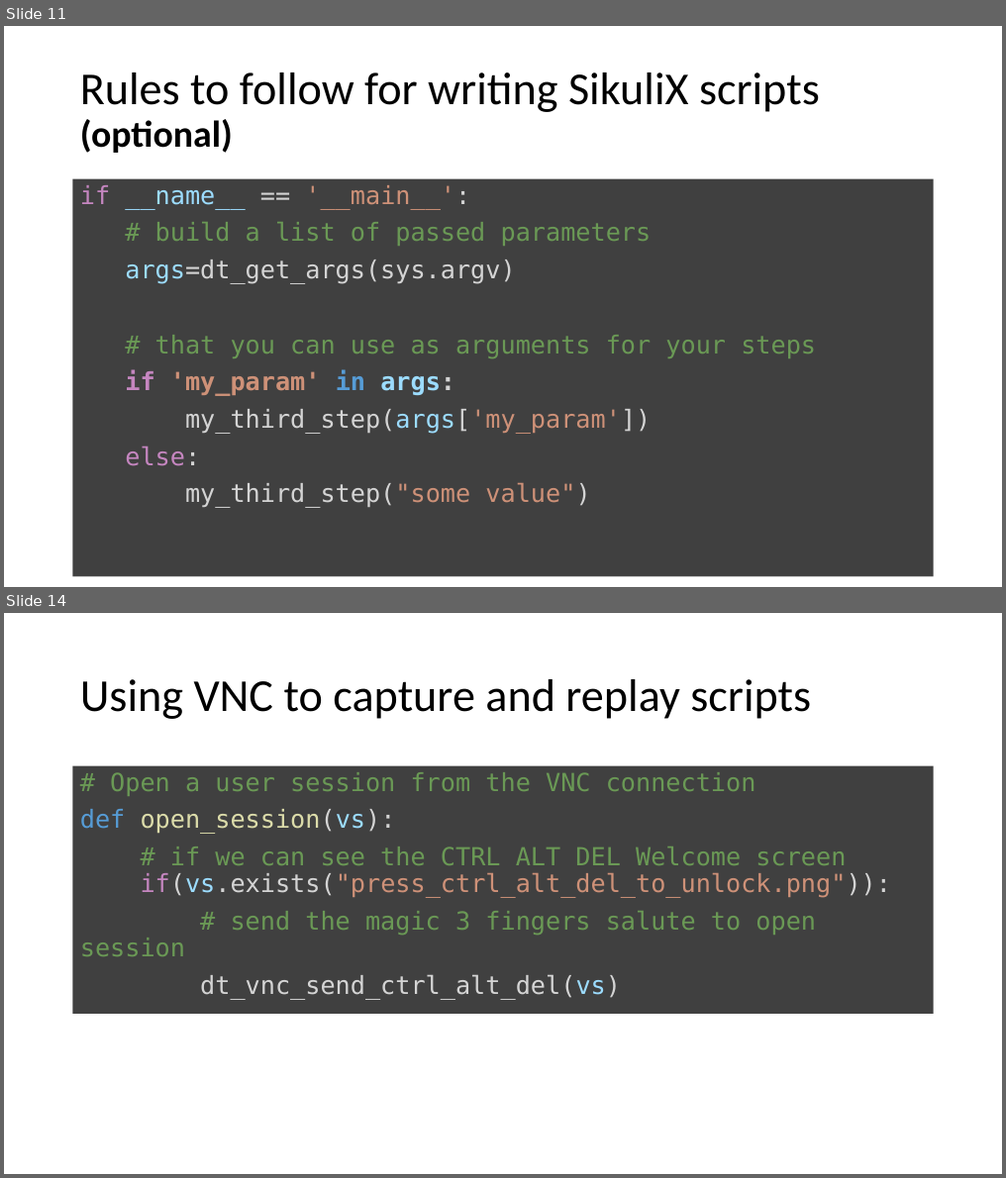
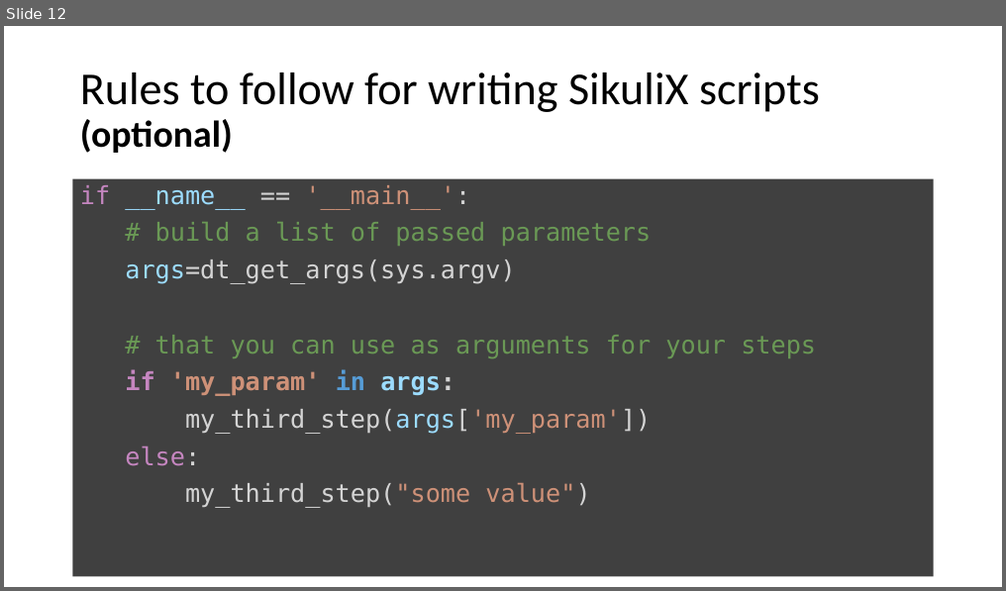
Before and after one commit to LO-RAN/dt_sikulix_bridge, a slide deck: documentation/dt_sikulix_bridge.pptx. Shown one above the other, each under a label of ours: slides 11 and 14 before the commit, slide 12 after it; the slides between them are not shown. The pictures are 1006x1178 and 1006x591 pixels, drawn with LibreOffice and Linux fonts; fonts in the diff are those of the drawing. Boxes give left, top, right and bottom in pixels: in the first picture for what was removed or moved away, otherwise in the second. Text is boxed around its words. In the diff, an @@ line names an element or a change of style, - is before the commit and + after.

```diff
--- a/documentation/dt_sikulix_bridge.pptx
+++ b/documentation/dt_sikulix_bridge.pptx
@@ slide 14 removed at (4, 613, 1002, 1174), background #FFFFFF @@
@@ title removed at (80, 679, 811, 719) @@
-Using VNC to capture and replay scripts
@@ text removed at (73, 766, 934, 1014) @@
-# Open a user session from the VNC connection
-def open_session(vs):
-# if we can see the CTRL ALT DEL Welcome screen
-if(vs.exists("press_ctrl_alt_del_to_unlock.png")):
-# send the magic 3 fingers salute to open session
-dt_vnc_send_ctrl_alt_del(vs)
@@ what was slide 11 is now slide 12 @@
```
Also in this commit, not shown: 10 slides changed, 2 slides added, 3 other slides removed.
